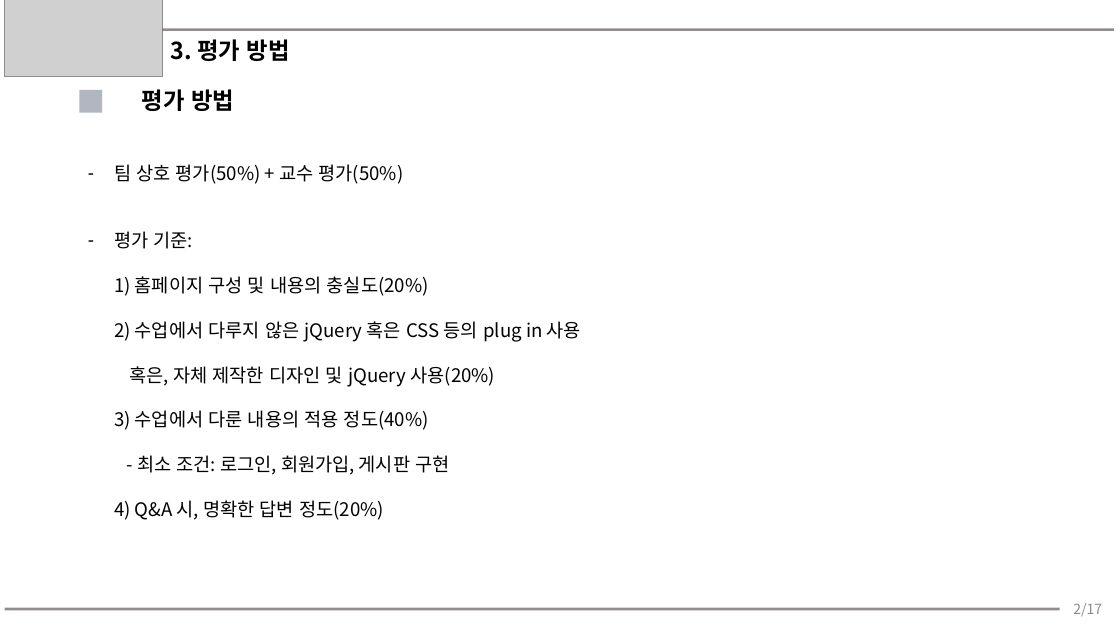
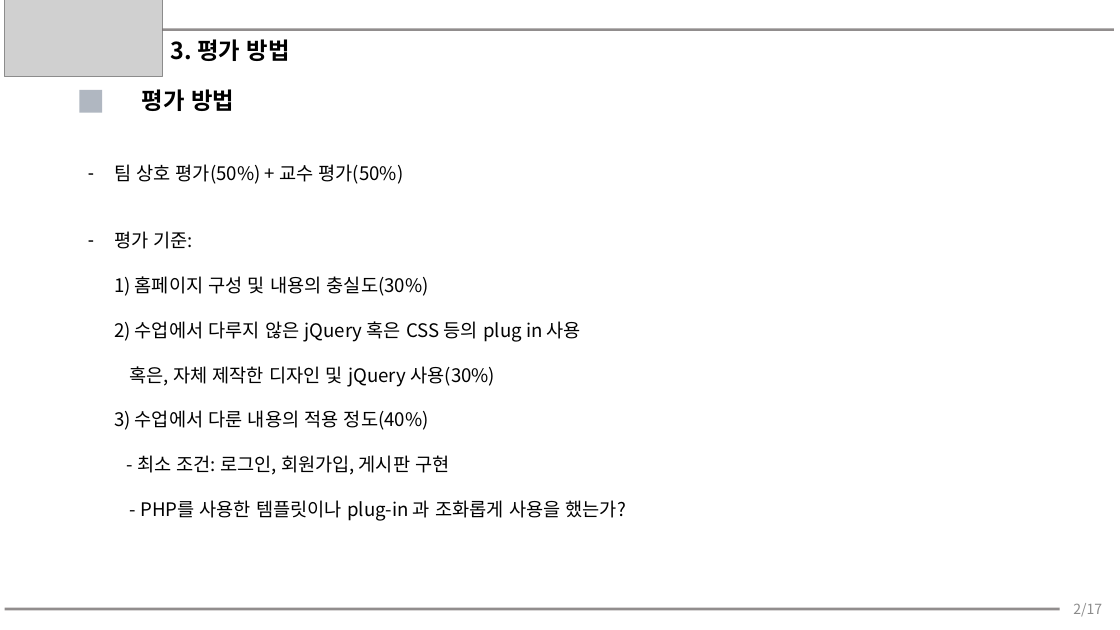
Before and after one commit to you359/PHP-Programming, a slide deck: slide 6 of 추가자료/팀 프로젝트.pptx. Drawn at 1120x630 pixels with LibreOffice and Linux fonts; fonts in the diff are those of the drawing; grey boxes stand for pictures. Boxes give left, top, right and bottom in pixels: in the first picture for what was removed or moved away, otherwise in the second. Text is boxed around its words. In the diff, an @@ line names an element or a change of style, - is before the commit and + after.

```diff
--- a/추가자료/팀 프로젝트.pptx
+++ b/추가자료/팀 프로젝트.pptx
@@ text at (114, 231, 626, 521): text changed @@
-– 평가 기준:
-  1) 홈페이지 구성 및 내용의 충실도(20%)
-  2) 수업에서 다루지 않은 jQuery 혹은 CSS 등의 plug in 사용
-  혹은, 자체 제작한 디자인 및 jQuery 사용(20%)
-  3) 수업에서 다룬 내용의 적용 정도(40%)
-  - 최소 조건: 로그인, 회원가입, 게시판 구현
-  4) Q&A 시, 명확한 답변 정도(20%)
+– 평가 기준:
+  1) 홈페이지 구성 및 내용의 충실도(30%)
+  2) 수업에서 다루지 않은 jQuery 혹은 CSS 등의 plug in 사용
+  혹은, 자체 제작한 디자인 및 jQuery 사용(30%)
+  3) 수업에서 다룬 내용의 적용 정도(40%)
+  - 최소 조건: 로그인, 회원가입, 게시판 구현
+  - PHP를 사용한 템플릿이나 plug-in 과 조화롭게 사용을 했는가?
```
Also in this commit, not shown: 5 other files.
